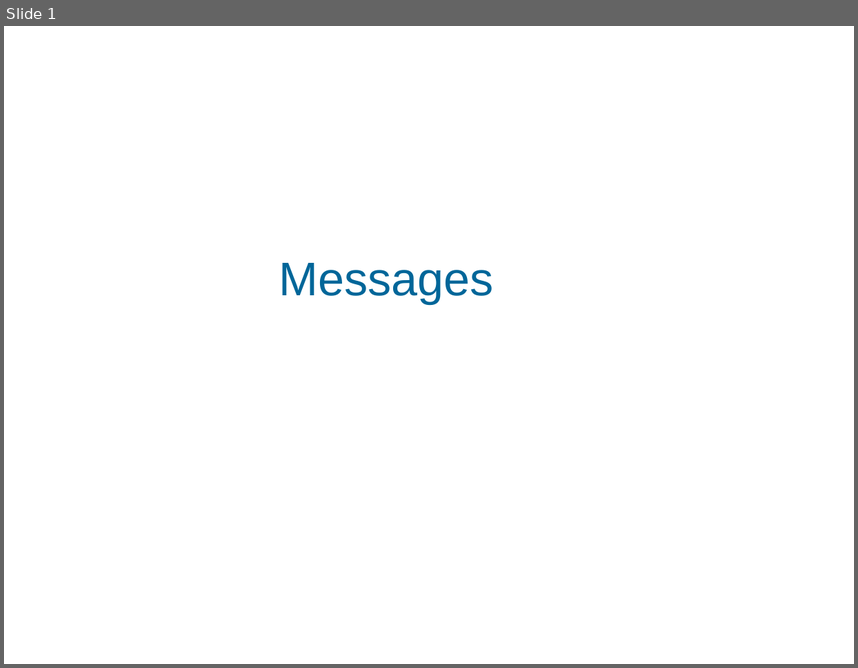
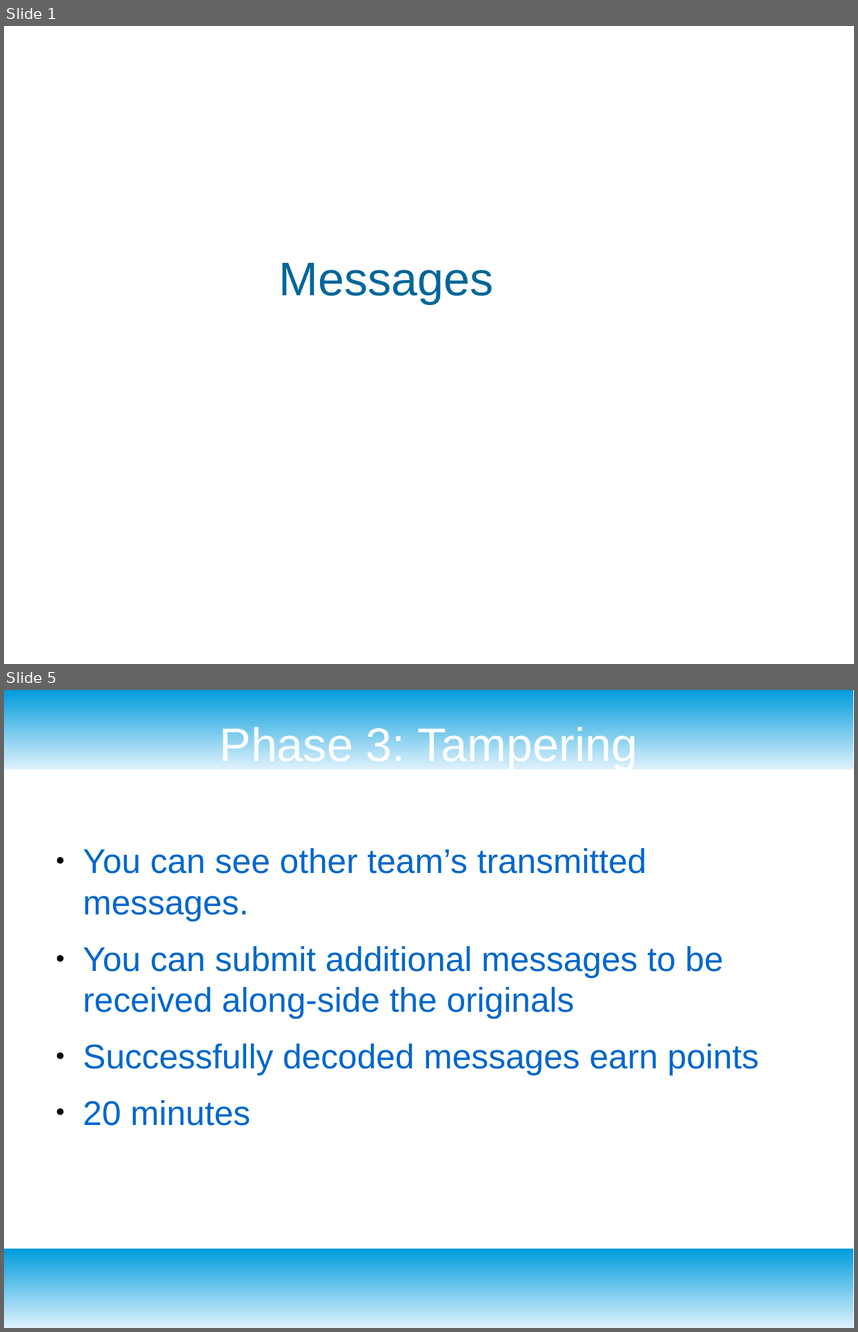
Before and after one commit to vcv-missoula-college/projects, a slide deck: 2021_gencyber_summer_camp/resources/day2/day_2.6_message_game.odp. Shown one above the other, each under a label of ours: slide 1 before the commit, slides 1 and 5 after it; the slides between them are not shown. The pictures are 858x668 and 858x1332 pixels, drawn with LibreOffice and Linux fonts; fonts in the diff are those of the drawing; background and template pictures are left out. Boxes give left, top, right and bottom in pixels: in the first picture for what was removed or moved away, otherwise in the second. Text is boxed around its words. In the diff, an @@ line names an element or a change of style, - is before the commit and + after.

```diff
--- a/2021_gencyber_summer_camp/resources/day2/day_2.6_message_game.odp
+++ b/2021_gencyber_summer_camp/resources/day2/day_2.6_message_game.odp
@@ slide 5 added at <box>4,690,854,1328</box>, background #FFFFFF @@
@@ rectangle added at <box>4,690,854,769</box>, fill gradient #DFF2FC to #009BDD @@
@@ title added at <box>220,723,638,769</box>, 44 pt, text #FFFFFF @@
+Phase 3: Tampering
@@ text added at <box>83,848,759,1125</box>, 32 pt, text #0066CC @@
+● You can see other team’s transmitted messages.
+● You can submit additional messages to be received along-side the originals
+● Successfully decoded messages earn points
+● 20 minutes
@@ rectangle added at <box>4,1248,854,1328</box>, fill gradient #DFF2FC to #009BDD @@
```
Also in this commit, not shown: 3 slides changed, 2 other slides added, 3 slides removed, 1 other file.
